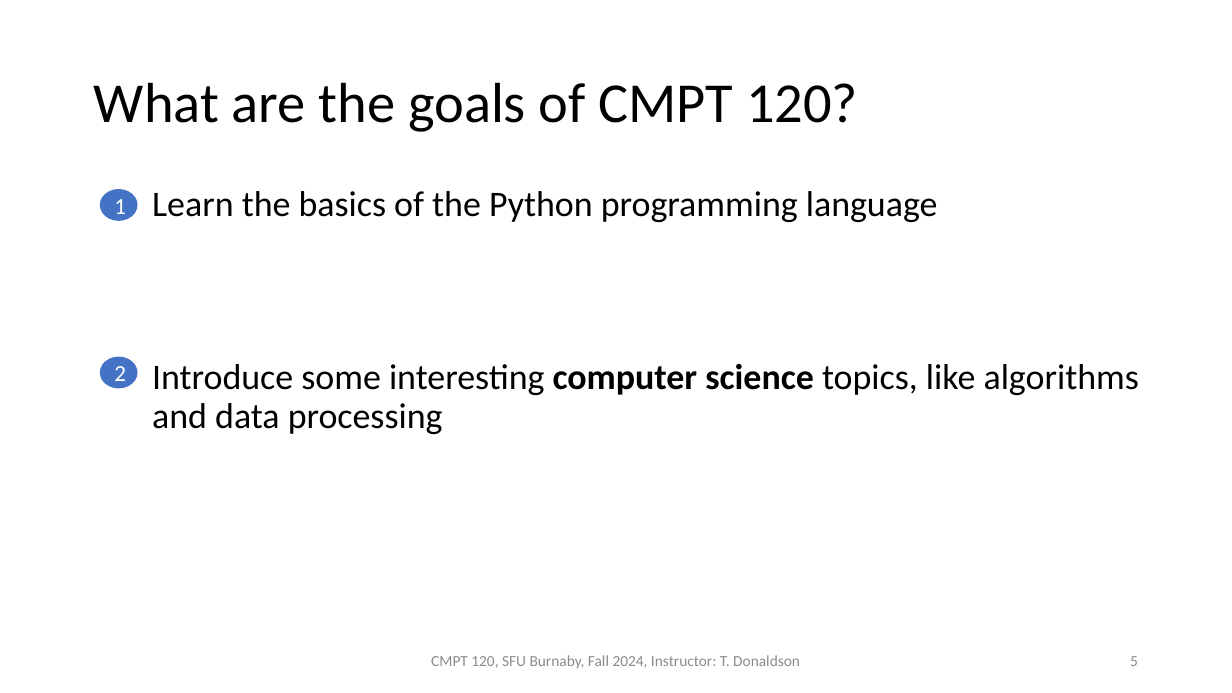
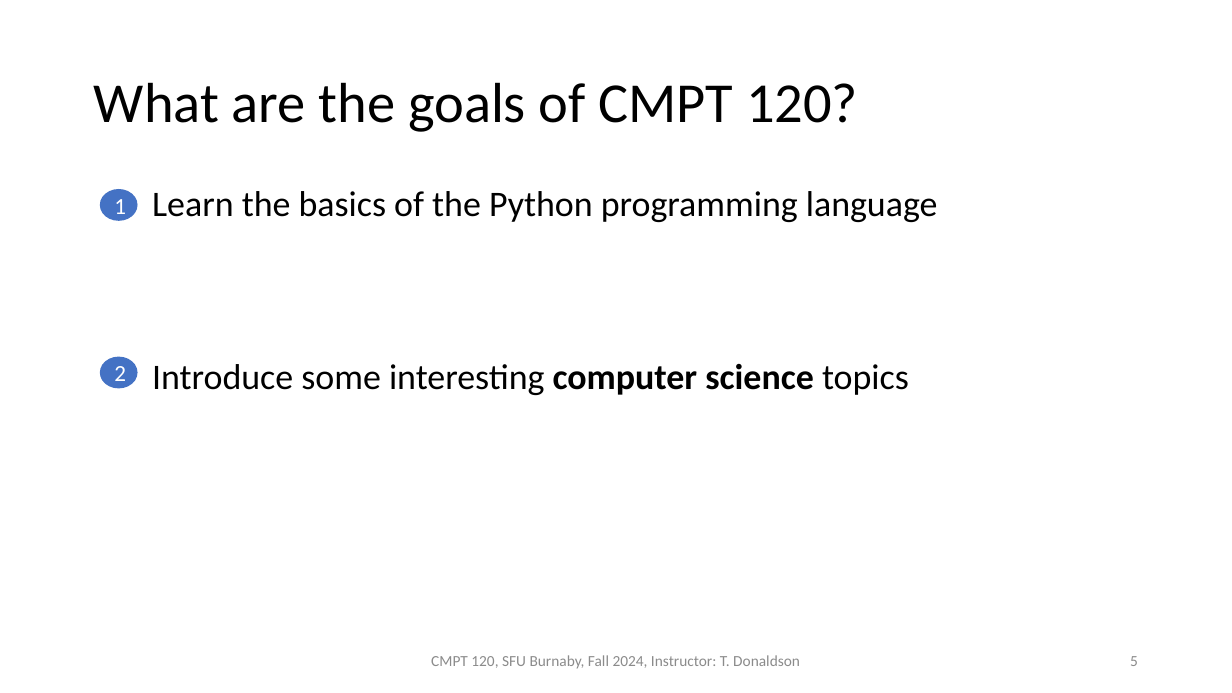
Before and after one commit to tjd1234/cmpt120fall2024, a slide deck: slide 5 of lecture_notes/lecture1/lecture1.pptx. Drawn at 1232x693 pixels with LibreOffice and Linux fonts; fonts in the diff are those of the drawing. Boxes give left, top, right and bottom in pixels: in the first picture for what was removed or moved away, otherwise in the second. Text is boxed around its words. In the diff, an @@ line names an element or a change of style, - is before the commit and + after.

```diff
--- a/lecture_notes/lecture1/lecture1.pptx
+++ b/lecture_notes/lecture1/lecture1.pptx
@@ text at box(152, 364, 909, 395): text changed @@
-Introduce some interesting computer science topics, like algorithms and data processing
+Introduce some interesting computer science topics
```
Also in this commit, not shown: 1 other slide changed, 14 other files.
